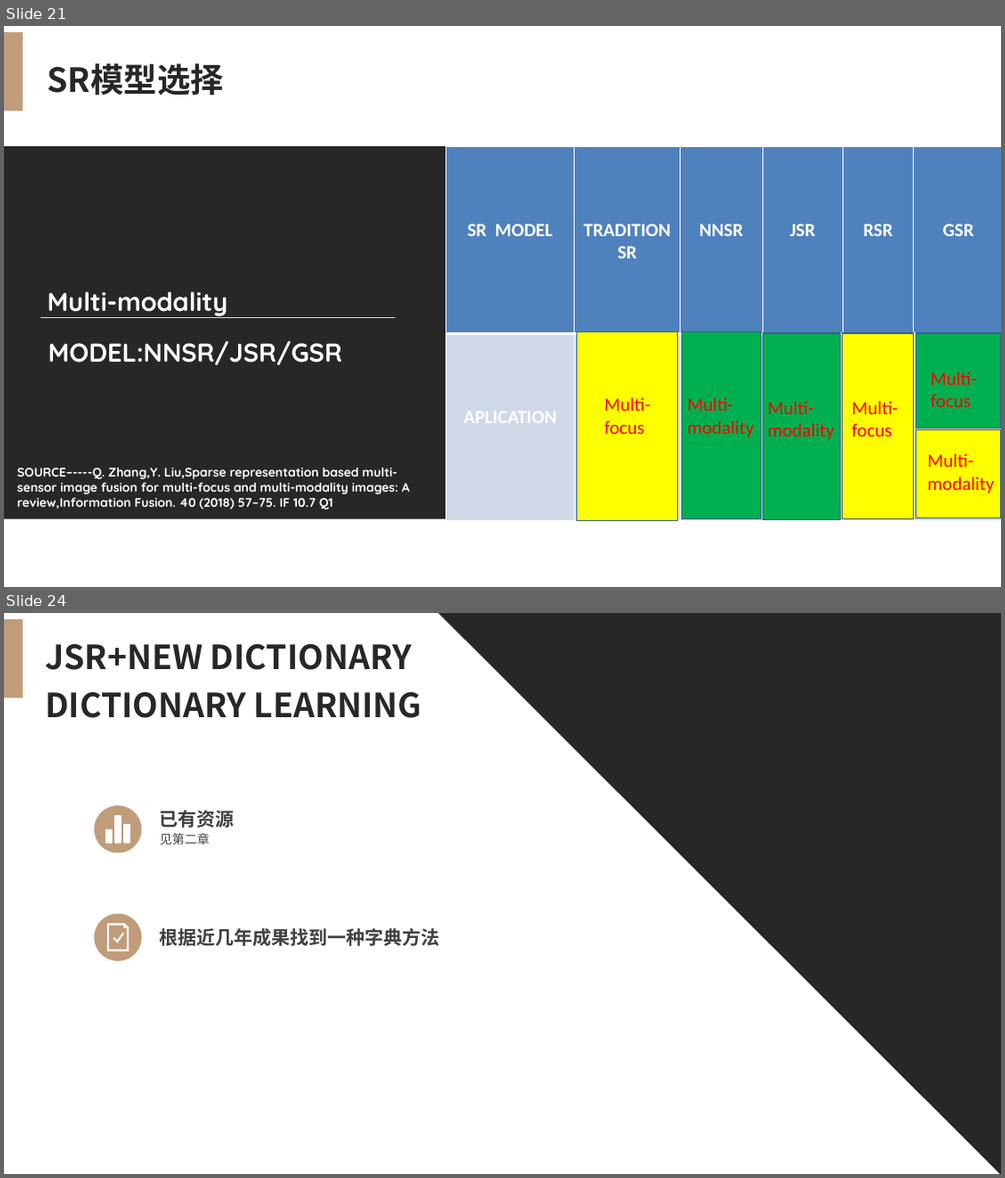
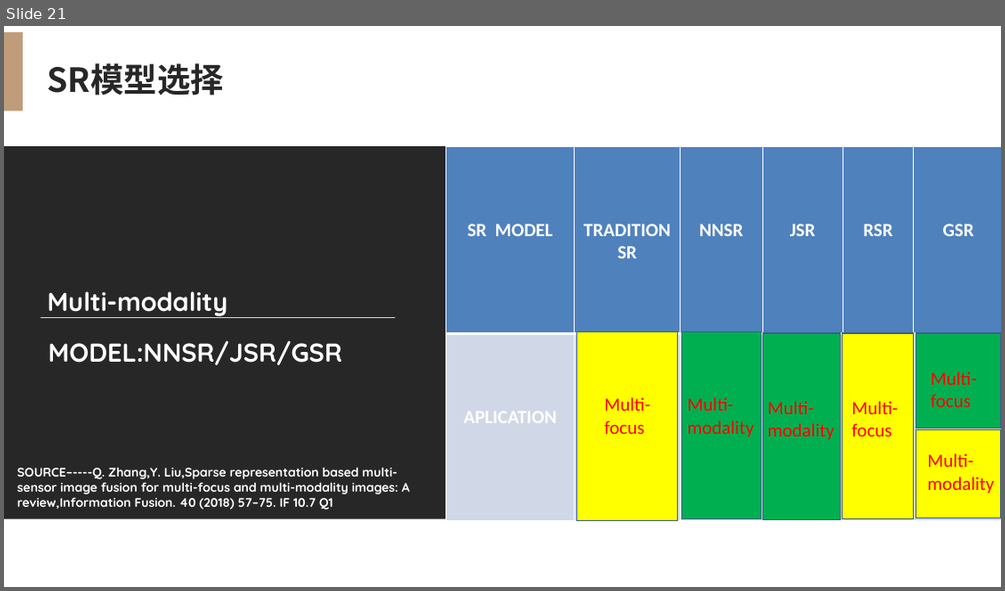
Before and after one commit to xuzywnmc/02-research, a slide deck: 10 汇报情况PPT/00 方向性汇报.pptx. Shown one above the other, each under a label of ours: slides 21 and 24 before the commit, slide 21 after it; the slides between them are not shown. The pictures are 1005x1178 and 1005x591 pixels, drawn with LibreOffice and Linux fonts; fonts in the diff are those of the drawing; grey boxes stand for pictures. Boxes give left, top, right and bottom in pixels: in the first picture for what was removed or moved away, otherwise in the second. Text is boxed around its words. In the diff, an @@ line names an element or a change of style, - is before the commit and + after.

```diff
--- a/10 汇报情况PPT/00 方向性汇报.pptx
+++ b/10 汇报情况PPT/00 方向性汇报.pptx
@@ slide 24 removed at bbox=[4, 613, 1001, 1174], background #FFFFFF @@
@@ rectangle removed at bbox=[4, 619, 23, 698] @@
@@ freeform shape removed at bbox=[438, 613, 1001, 1174] @@
@@ text removed at bbox=[45, 644, 422, 718] @@
-JSR+NEW DICTIONARY DICTIONARY LEARNING
@@ ellipse removed at bbox=[95, 805, 142, 852] @@
@@ freeform shape removed at bbox=[105, 815, 130, 843] @@
@@ text removed at bbox=[160, 810, 235, 827] @@
-已有资源
@@ text removed at bbox=[160, 833, 210, 844] @@
-见第二章
@@ ellipse removed at bbox=[95, 914, 142, 961] @@
@@ freeform shape removed at bbox=[107, 924, 129, 951] @@
@@ text removed at bbox=[160, 928, 440, 946] @@
-根据近几年成果找到一种字典方法
```
Also in this commit, not shown: 4 slides changed, 2 other slides removed, 6 other files.
